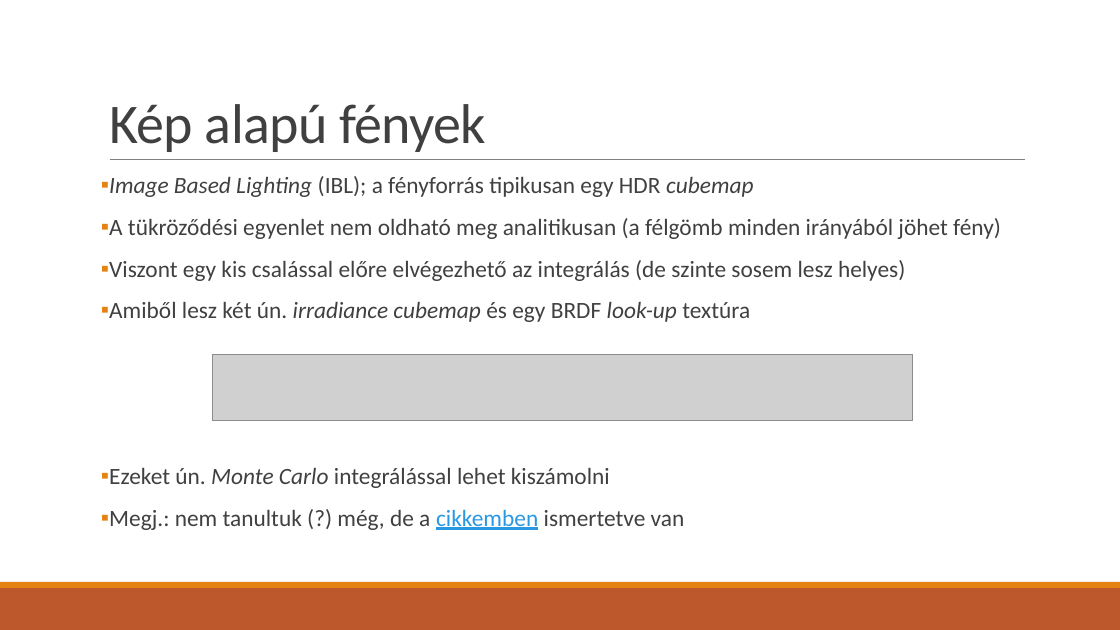
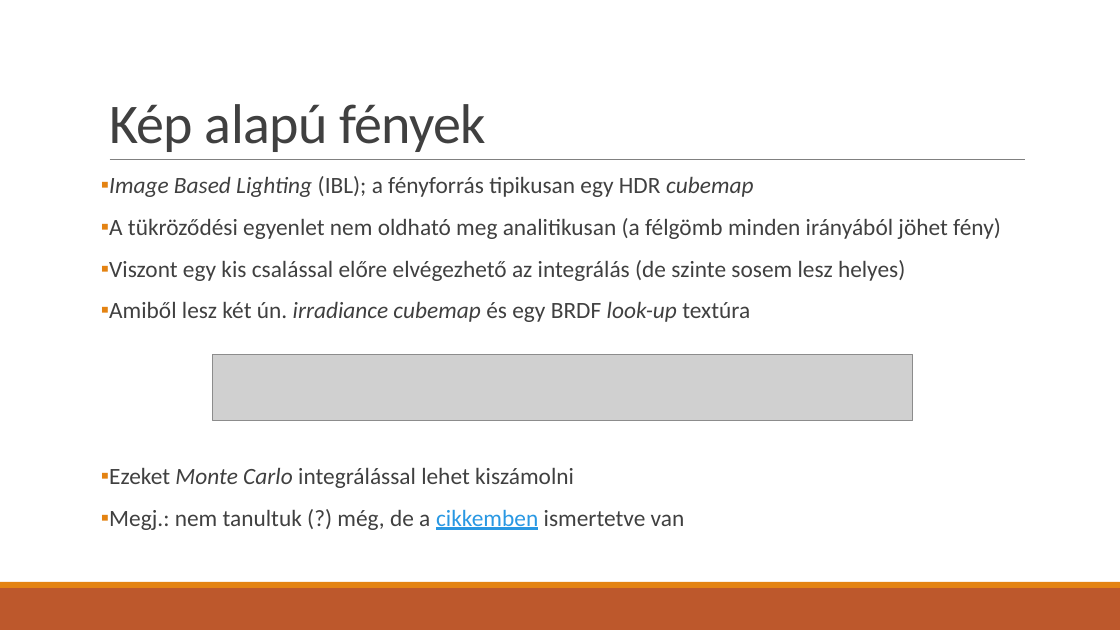
Before and after one commit to asylum2010/Asylum-s-ELTE-Exercises, a slide deck: slide 15 of PBR_EA_01.pptx. Drawn at 1120x630 pixels with LibreOffice and Linux fonts; fonts in the diff are those of the drawing; grey boxes stand for pictures. Boxes give left, top, right and bottom in pixels: in the first picture for what was removed or moved away, otherwise in the second. Text is boxed around its words. In the diff, an @@ line names an element or a change of style, - is before the commit and + after.

```diff
--- a/PBR_EA_01.pptx
+++ b/PBR_EA_01.pptx
@@ text at bbox=[109, 468, 574, 488]: text changed @@
-▪ Ezeket ún. Monte Carlo integrálással lehet kiszámolni
+▪ Ezeket Monte Carlo integrálással lehet kiszámolni
```
Also in this commit, not shown: 1 other slide changed, 2 other files.
